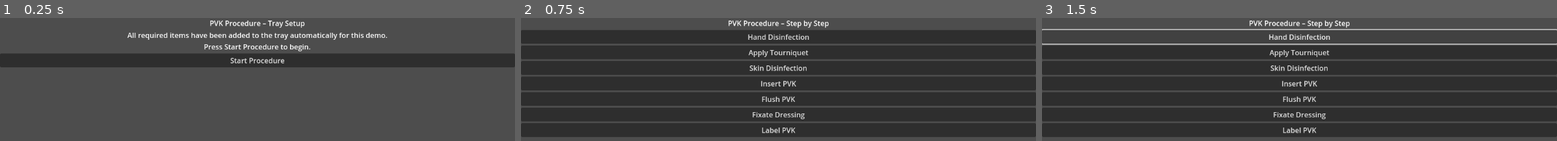
Above: before the commit, frames 1-3 (left to right).
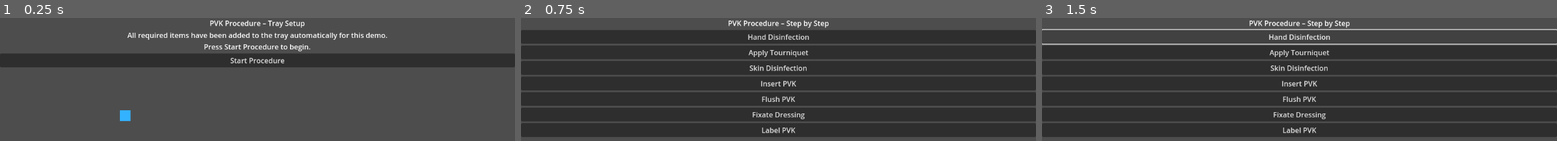
Above: after the commit, the same moments.

Repository: woodbase/nurse-sim
Game: Godot game, scene res://scenes/pvk_room.tscn
The game is run twice, just before and just after one commit, with the same random seed, the same clock (stepped at 60 frames per second) and the same inputs.
Inputs:
- Up to frame 1 (0.25 s): no input
- Up to frame 2 (0.75 s): click "Start Procedure" at 0.5 s
- Up to frame 3 (1.5 s): click "Hand Disinfection" at 1.25 s

The runs differ from the first frame. In frame 1, 0.2% of the frame differs, in the area x 23-26%, y 75-84%; in frame 2, nothing differs; in frame 3, nothing differs.

Commit message:
Add top-down player controller scene and instance

Diff:
--- /dev/null
+++ b/scenes/Player.tscn
@@ -0,0 +1,19 @@
+[gd_scene load_steps=4 format=3]
+
+[ext_resource type="Script" path="res://scripts/player.gd" id="1"]
+
+[sub_resource type="RectangleShape2D" id="1"]
+size = Vector2(24, 24)
+
+[node name="Player" type="CharacterBody2D"]
+script = ExtResource("1")
+
+[node name="CollisionShape2D" type="CollisionShape2D" parent="."]
+shape = SubResource("1")
+
+[node name="ColorRect" type="ColorRect" parent="."]
+offset_left = -12.0
+offset_top = -12.0
+offset_right = 12.0
+offset_bottom = 12.0
+color = Color(0.2, 0.7, 1, 1)
--- a/scenes/pvk_room.tscn
+++ b/scenes/pvk_room.tscn
@@ -1,9 +1,22 @@
-[gd_scene load_steps=2 format=3 uid="uid://pvk_room"]
+[gd_scene load_steps=5 format=3 uid="uid://pvk_room"]
 
 [ext_resource type="Script" path="res://scenes/pvk_room.gd" id="1"]
+[ext_resource type="PackedScene" path="res://scenes/Player.tscn" id="2"]
+
+[sub_resource type="RectangleShape2D" id="1"]
+size = Vector2(500, 20)
 
 [node name="PVKRoom" type="Node"]
 script = ExtResource("1")
+
+[node name="Player" parent="." instance=ExtResource("2")]
+position = Vector2(280, 220)
+
+[node name="BoundaryFloor" type="StaticBody2D" parent="."]
+position = Vector2(280, 320)
+
+[node name="CollisionShape2D" type="CollisionShape2D" parent="BoundaryFloor"]
+shape = SubResource("1")
 
 [node name="UI" type="CanvasLayer" parent="."]
 
--- /dev/null
+++ b/scripts/player.gd
@@ -0,0 +1,17 @@
+extends CharacterBody2D
+
+@export var speed: float = 200.0
+
+func _physics_process(_delta: float) -> void:
+	var dir := Vector2(
+		Input.get_action_strength("move_right") - Input.get_action_strength("move_left"),
+		Input.get_action_strength("move_down") - Input.get_action_strength("move_up")
+	)
+
+	if dir.length_squared() > 0.0:
+		dir = dir.normalized()
+		velocity = dir * speed
+	else:
+		velocity = Vector2.ZERO
+
+	move_and_slide()
